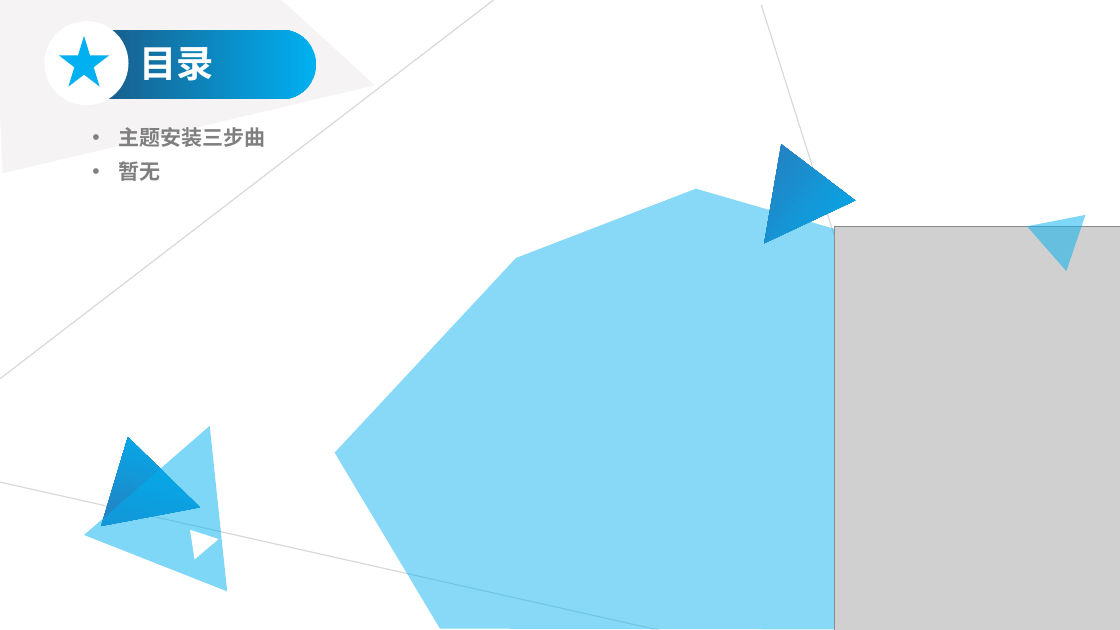
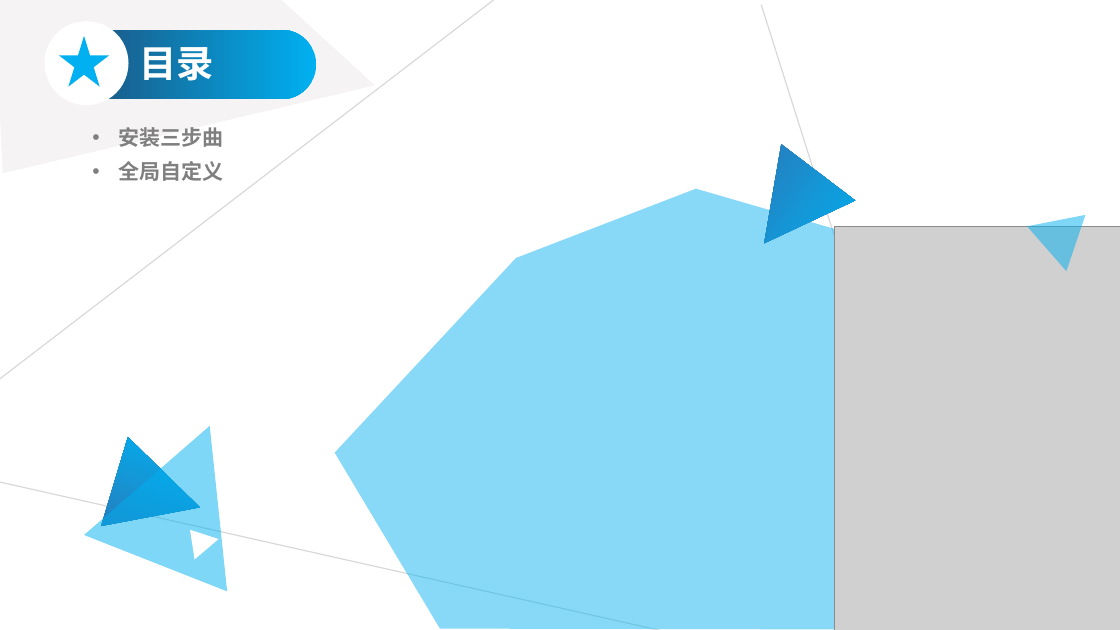
Before and after one commit to MoRan1412/WebSite, a slide deck: slide 5 of files/klwp.pptx. Drawn at 1120x630 pixels with LibreOffice and Linux fonts; fonts in the diff are those of the drawing; grey boxes stand for pictures. Boxes give left, top, right and bottom in pixels: in the first picture for what was removed or moved away, otherwise in the second. Text is boxed around its words. In the diff, an @@ line names an element or a change of style, - is before the commit and + after.

```diff
--- a/files/klwp.pptx
+++ b/files/klwp.pptx
@@ text at [119, 127, 224, 147]: text changed @@
-• 主题安装三步曲
+• 安装三步曲
@@ text at [119, 161, 224, 181]: text changed @@
-• 暂无
+• 全局自定义
```
Also in this commit, not shown: 4 other slides changed, 1 other file.
